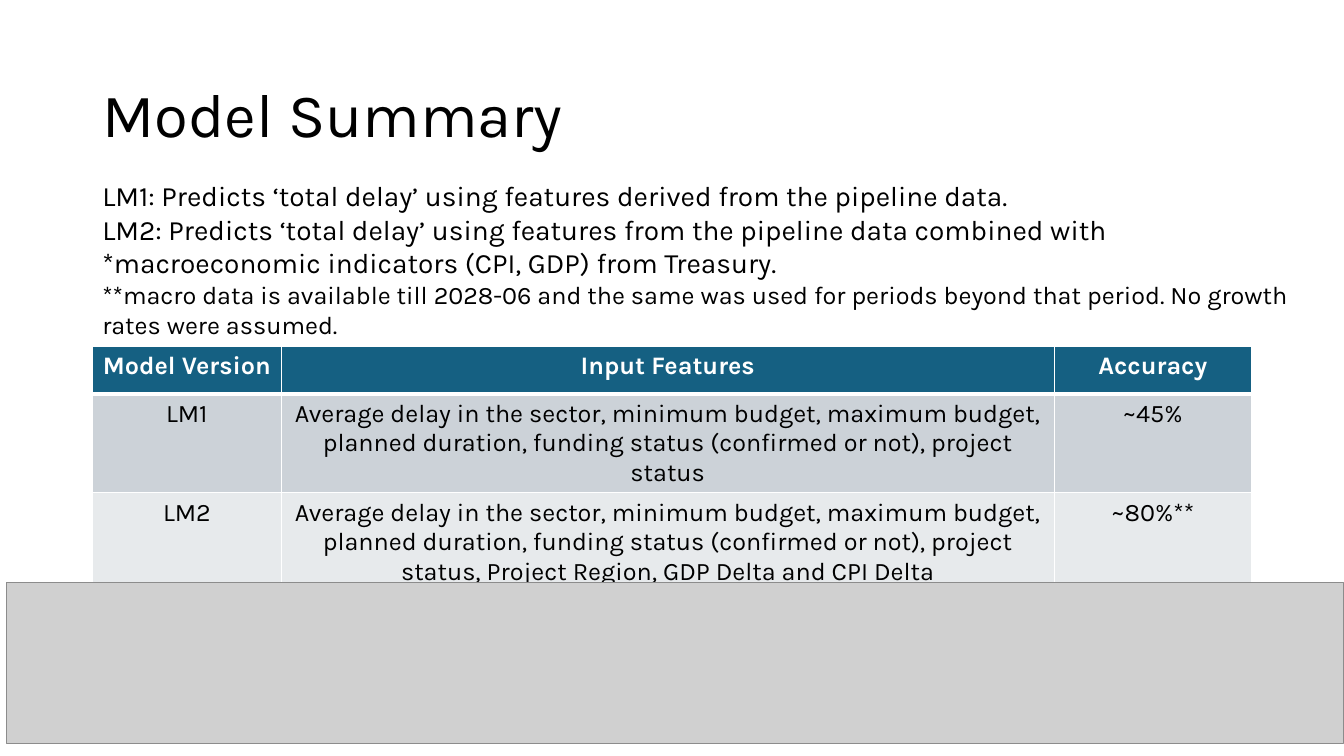
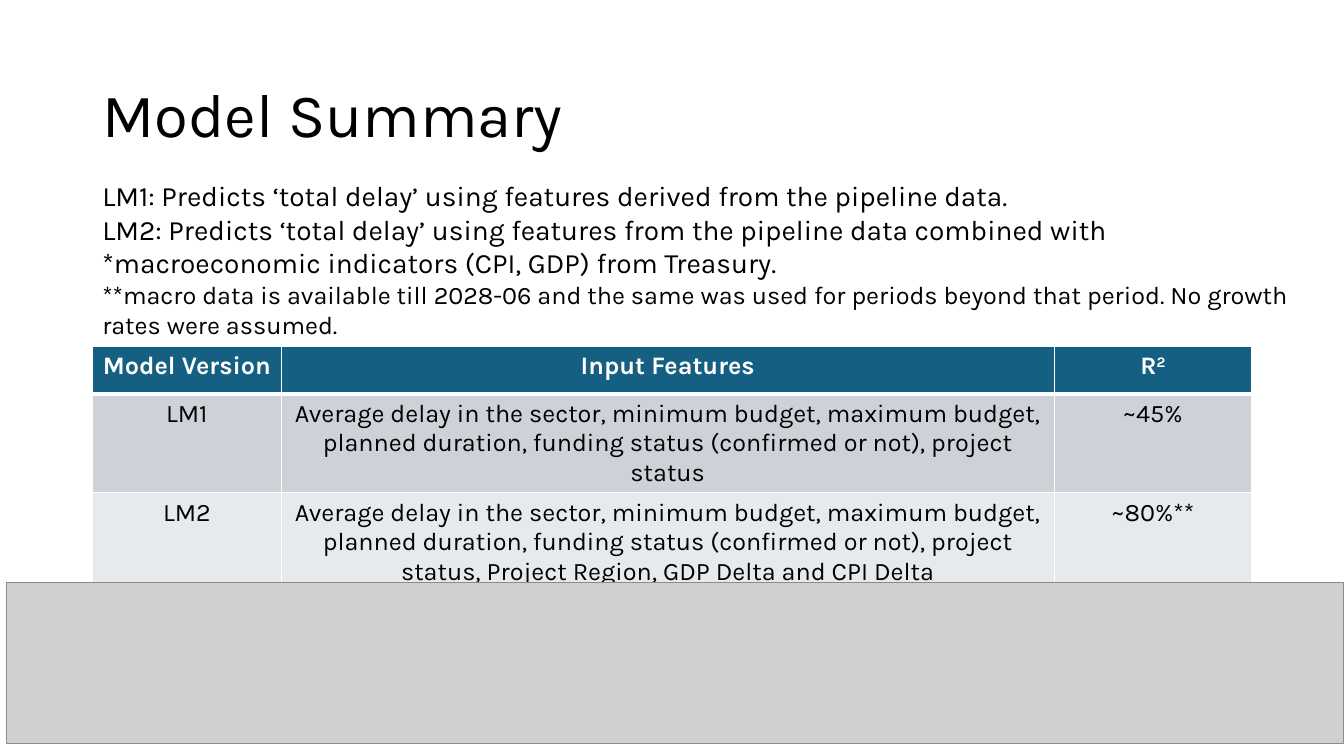
Before and after one commit to ss-roy/nzic-pipeline-analysis, a slide deck: slide 5 of NZIC 20241007.pptx. Drawn at 1344x756 pixels with LibreOffice and Linux fonts; fonts in the diff are those of the drawing; grey boxes stand for pictures. Boxes give left, top, right and bottom in pixels: in the first picture for what was removed or moved away, otherwise in the second. Text is boxed around its words. In the diff, an @@ line names an element or a change of style, - is before the commit and + after.

```diff
--- a/NZIC 20241007.pptx
+++ b/NZIC 20241007.pptx
@@ table at [93, 347, 1252, 587] @@
-row 1, column 3: Accuracy
+row 1, column 3: R2
```
Also in this commit, not shown: 1 other file.
